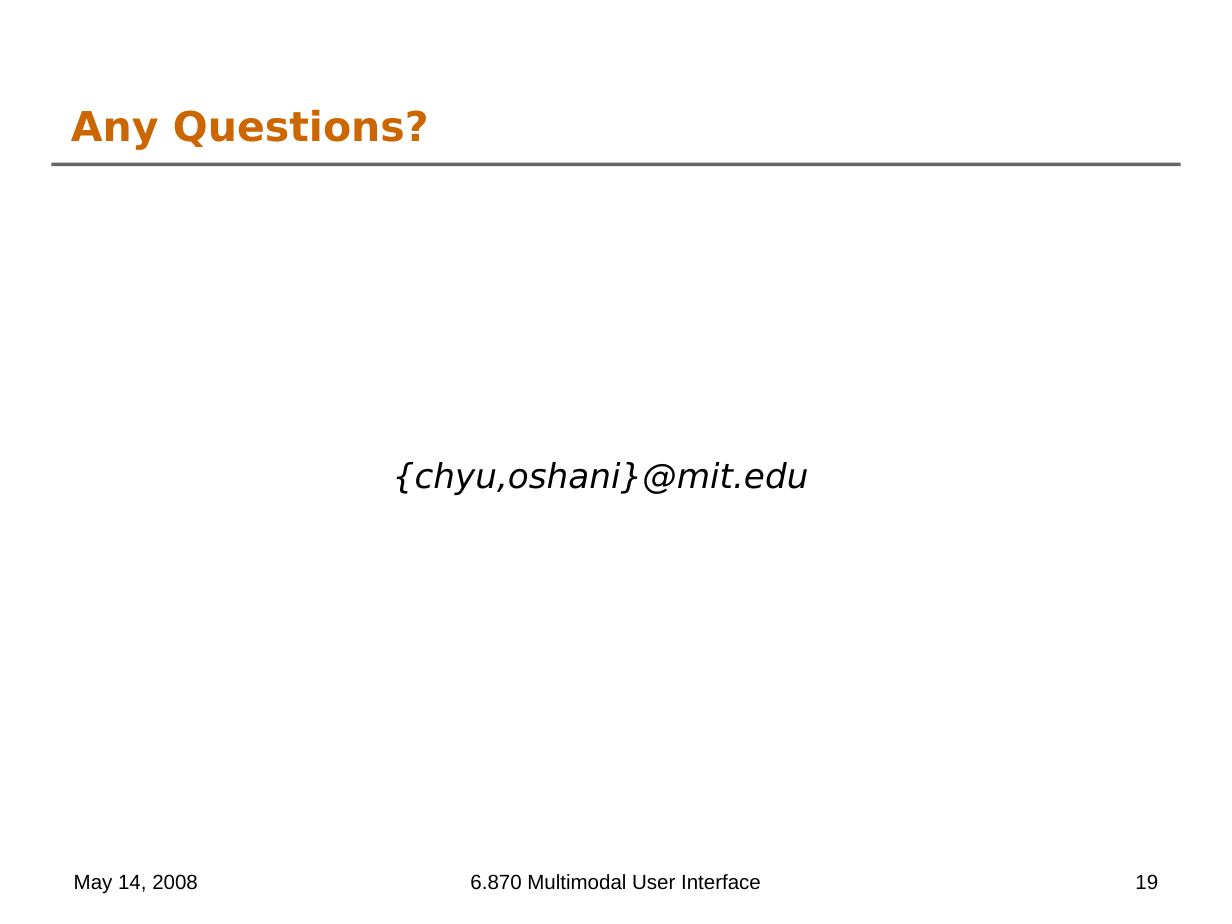
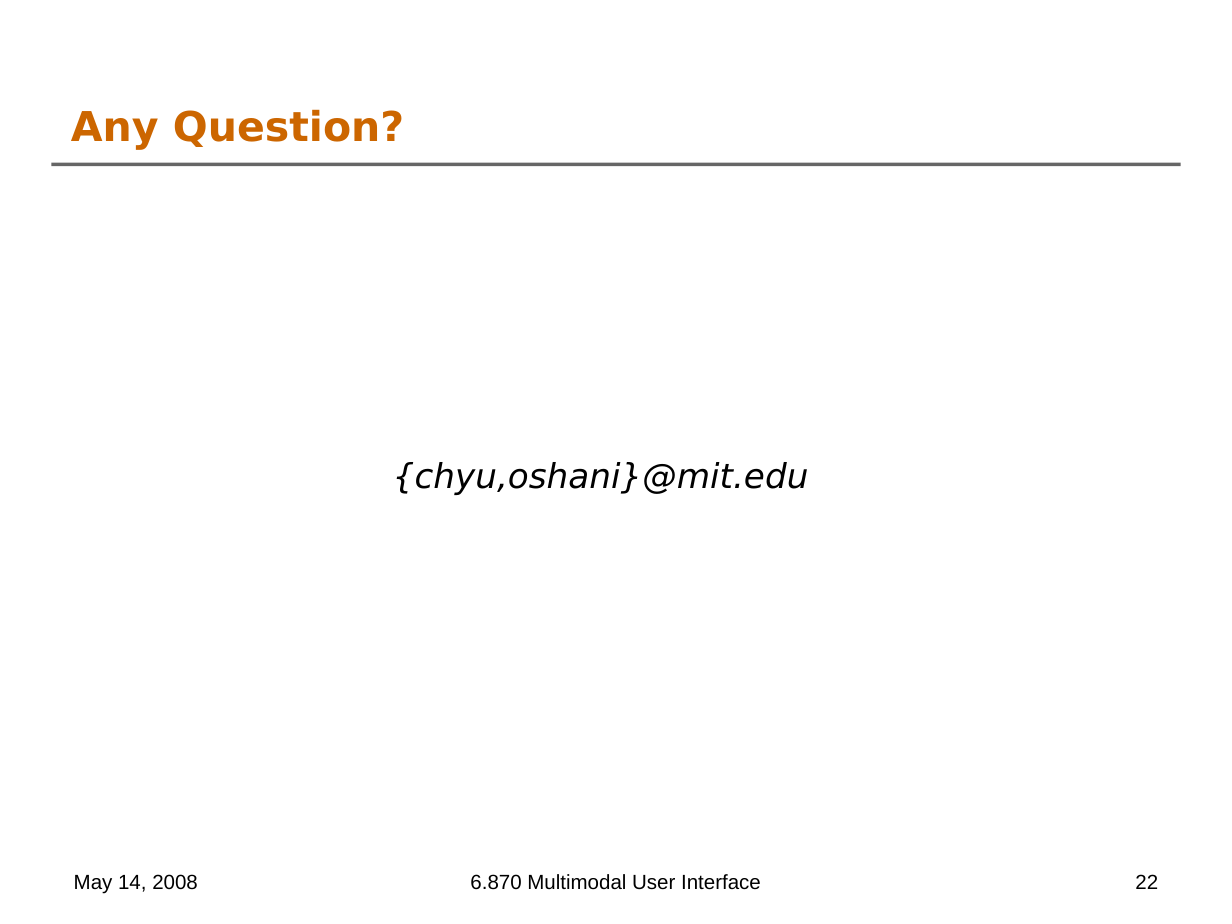
Before and after one commit to oshanis/webnnel, a slide deck: slide 22 of docs/6.870 Final Project Presentation.ppt (slide 19 before the commit). Drawn at 1232x924 pixels with LibreOffice and Linux fonts; fonts in the diff are those of the drawing; background and template pictures are left out. Boxes give left, top, right and bottom in pixels: in the first picture for what was removed or moved away, otherwise in the second. Text is boxed around its words. In the diff, an @@ line names an element or a change of style, - is before the commit and + after.

```diff
--- a/docs/6.870 Final Project Presentation.ppt
+++ b/docs/6.870 Final Project Presentation.ppt
@@ title at (71, 109, 404, 150): text changed @@
-Any Questions?
+Any Question?
@@ page number at (1135, 874, 1158, 889): text changed @@
-19
+22
```
Also in this commit, not shown: 9 other slides changed, 3 slides added.
